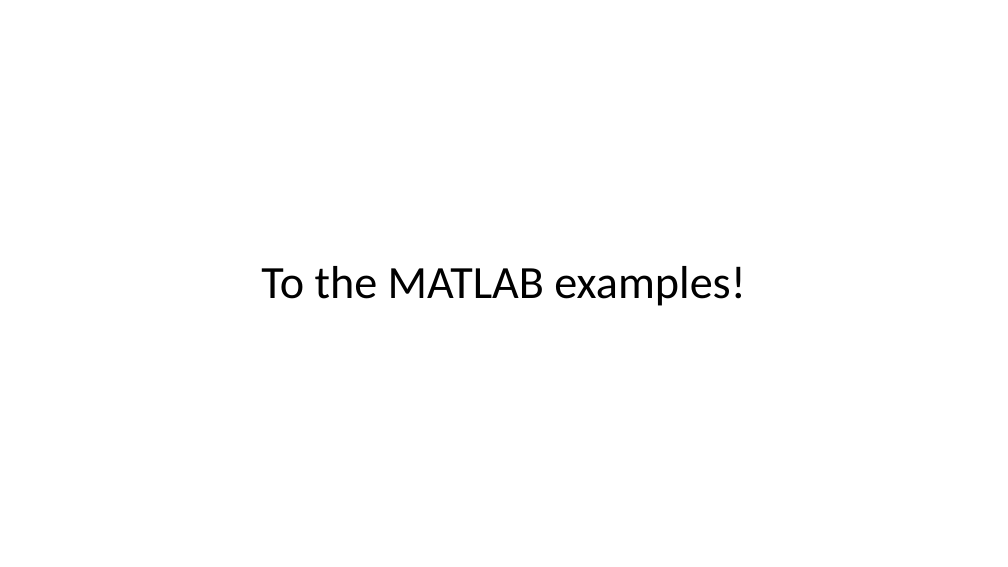
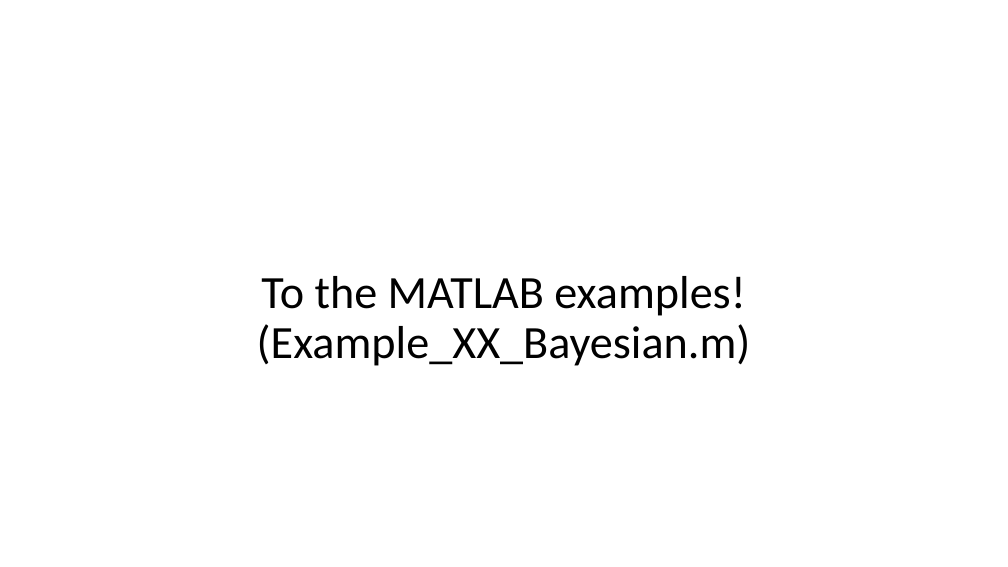
Before and after one commit to mjcolebank/UCI_CIRC_Code, a slide deck: slide 41 of InverseProblems_MATLAB_8_16_23/Slides_InverseProblems.pptx (slide 38 before the commit). Drawn at 1008x567 pixels with LibreOffice and Linux fonts; fonts in the diff are those of the drawing. Boxes give left, top, right and bottom in pixels: in the first picture for what was removed or moved away, otherwise in the second. Text is boxed around its words. In the diff, an @@ line names an element or a change of style, - is before the commit and + after.

```diff
--- a/InverseProblems_MATLAB_8_16_23/Slides_InverseProblems.pptx
+++ b/InverseProblems_MATLAB_8_16_23/Slides_InverseProblems.pptx
@@ title at <box>257,276,751,366</box>: text changed @@
-To the MATLAB examples!
+To the MATLAB examples!
+(Example_XX_Bayesian.m)
```
Also in this commit, not shown: 7 other slides changed, 8 slides added, 5 other files.
